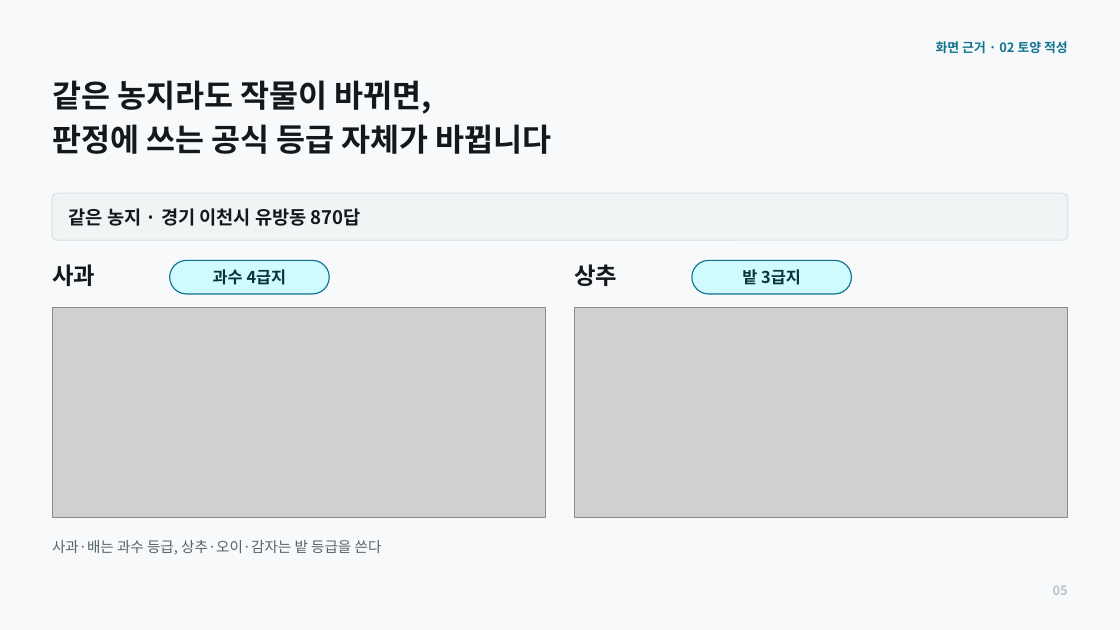
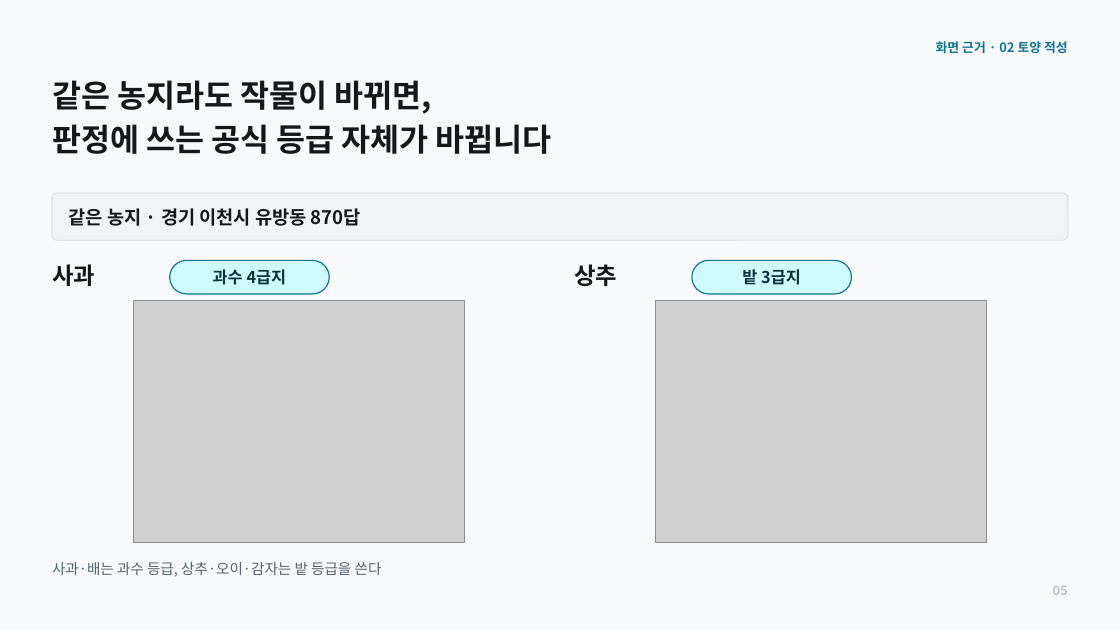
Before and after one commit to kzming2007/batboda, a slide deck: slide 5 of 발표/20260805_밭보다_본선발표_v2.pptx. Drawn at 1120x630 pixels with LibreOffice and Linux fonts; fonts in the diff are those of the drawing; grey boxes stand for pictures. Boxes give left, top, right and bottom in pixels: in the first picture for what was removed or moved away, otherwise in the second. Text is boxed around its words. In the diff, an @@ line names an element or a change of style, - is before the commit and + after.

```diff
--- a/발표/20260805_밭보다_본선발표_v2.pptx
+++ b/발표/20260805_밭보다_본선발표_v2.pptx
@@ picture: place and size @@
-picture at (52, 308, 546, 518)
+picture at (134, 301, 465, 543)
@@ picture: place and size @@
-picture at (575, 308, 1069, 518)
+picture at (655, 301, 986, 543)
@@ text "사과·배는 과수 등급, 상추·오이·감자는 밭 ...": place and size @@
-text "사과·배는 과수 등급, 상추·오이·감자는 밭 ..." at (52, 540, 382, 555)
+text "사과·배는 과수 등급, 상추·오이·감자는 밭 ..." at (52, 562, 382, 577)
```
Also in this commit, not shown: 9 other slides changed, 4 other files.
